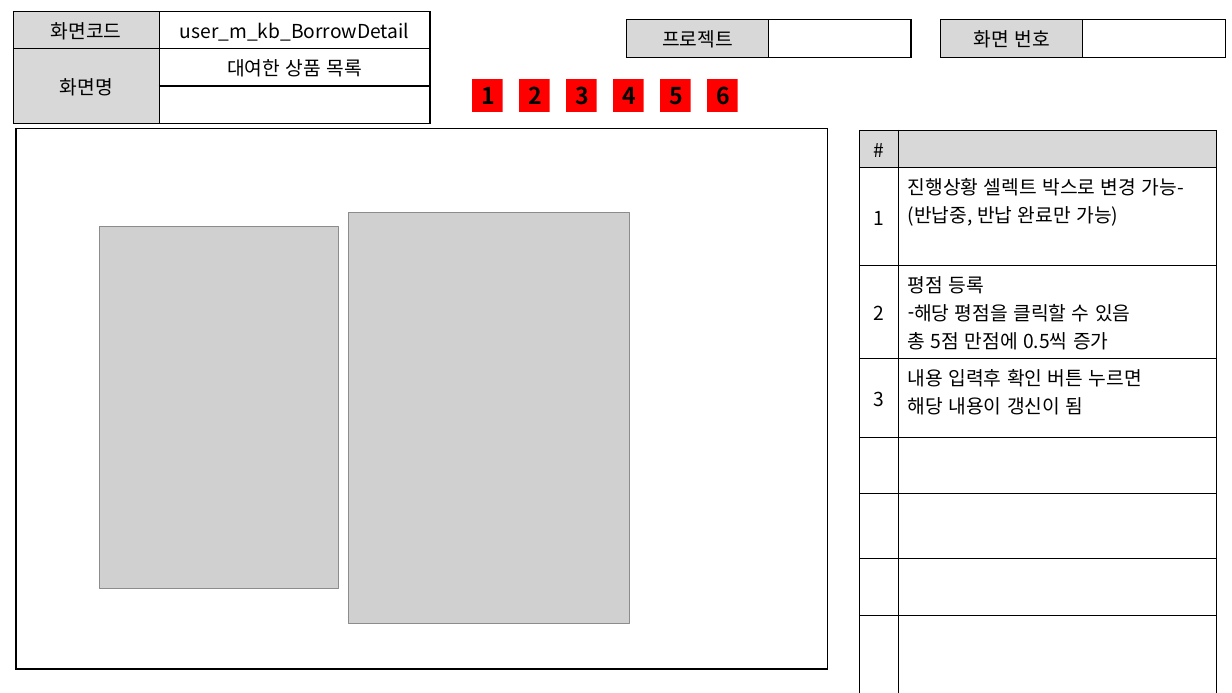
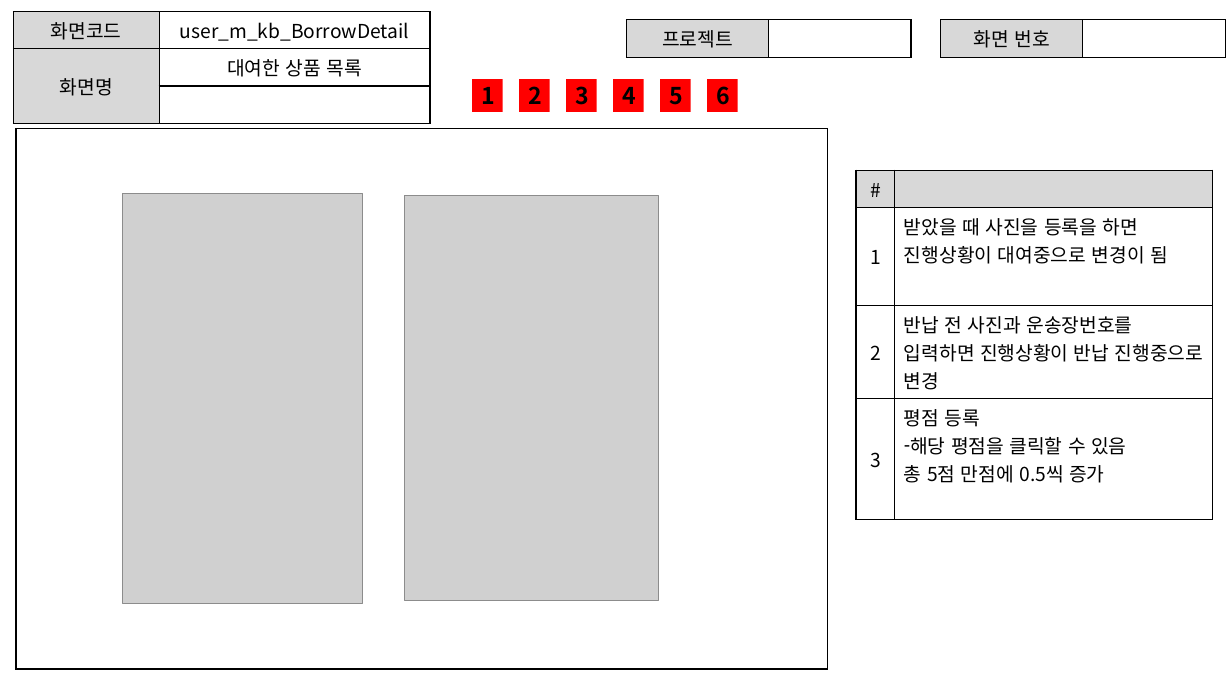
Before and after one commit to ezenteam2/RentalEquip, a slide deck: slide 19 of 0 발표용 파워포인트/project04 - 파워포인트 종합 - 기범.pptx. Drawn at 1232x693 pixels with LibreOffice and Linux fonts; fonts in the diff are those of the drawing; grey boxes stand for pictures. Boxes give left, top, right and bottom in pixels: in the first picture for what was removed or moved away, otherwise in the second. Text is boxed around its words. In the diff, an @@ line names an element or a change of style, - is before the commit and + after.

```diff
--- a/0 발표용 파워포인트/project04 - 파워포인트 종합 - 기범.pptx
+++ b/0 발표용 파워포인트/project04 - 파워포인트 종합 - 기범.pptx
@@ table at (856,170,1213,487) @@
-row 2: 1 | 진행상황 셀렉트 박스로 변경 가능- (반납중, 반납 완료만 가능)
-row 3: 2 | 평점 등록 / 해당 평점을 클릭할 수 있음 / 총 5점 만점에 0.5씩 증가
-row 4: 3 | 내용 입력후 확인 버튼 누르면 / 해당 내용이 갱신이 됨
-row 5:  | 
-row 6:  | 
-row 7:  | 
-row 8:  | 
+row 2: 1 | 받았을 때 사진을 등록을 하면 진행상황이 대여중으로 변경이 됨
+row 3: 2 | 반납 전 사진과 운송장번호를 입력하면 진행상황이 반납 진행중으로 변경
+row 4: 3 | 평점 등록 / 해당 평점을 클릭할 수 있음 / 총 5점 만점에 0.5씩 증가
@@ table: place and size @@
-table at (860,130,1217,690)
+table at (856,170,1213,487)
@@ picture: place and size @@
-picture at (100,226,338,589)
+picture at (122,193,363,604)
@@ picture: place and size @@
-picture at (348,213,629,624)
+picture at (405,196,658,601)
```
Also in this commit, not shown: 3 other slides changed, 6 other files.
